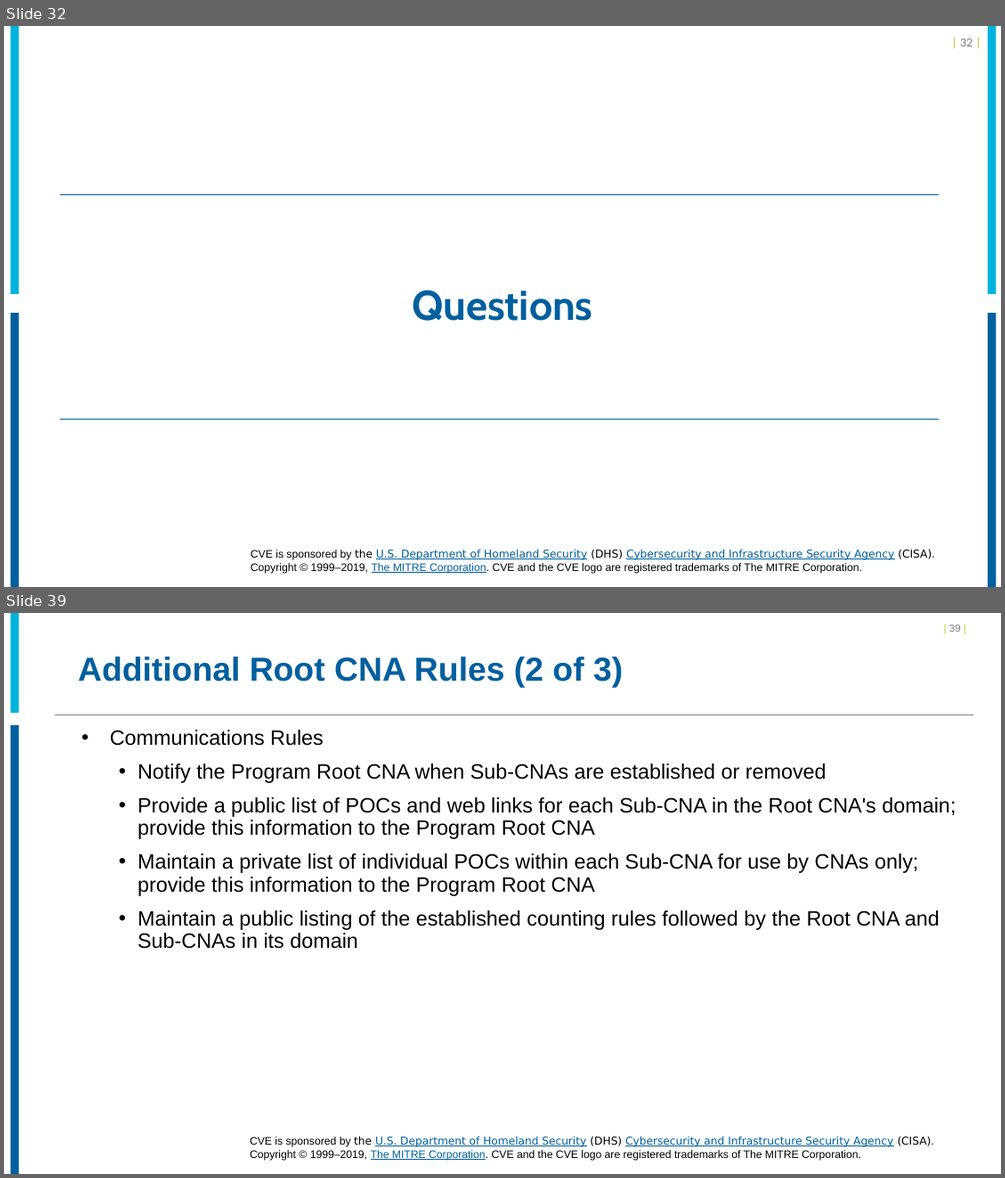
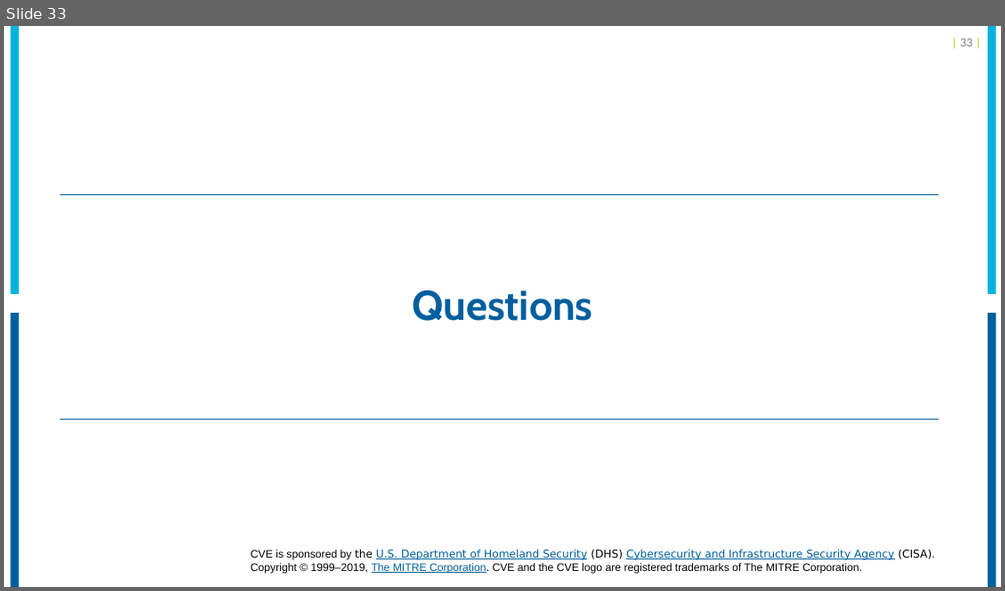
Before and after one commit to CVEProject/cveproject.github.io, a slide deck: docs/cna/Becoming_a_CNA.pptx. Shown one above the other, each under a label of ours: slides 32 and 39 before the commit, slide 33 after it; the slides between them are not shown. The pictures are 1005x1178 and 1005x591 pixels, drawn with LibreOffice and Linux fonts; fonts in the diff are those of the drawing; background and template pictures are left out. Boxes give left, top, right and bottom in pixels: in the first picture for what was removed or moved away, otherwise in the second. Text is boxed around its words. In the diff, an @@ line names an element or a change of style, - is before the commit and + after.

```diff
--- a/docs/cna/Becoming_a_CNA.pptx
+++ b/docs/cna/Becoming_a_CNA.pptx
@@ slide 39 removed at box(4, 613, 1001, 1174), background #FFFFFF @@
@@ rectangle removed at box(11, 613, 19, 713) @@
@@ page number removed at box(949, 625, 961, 632) @@
-| 39 |
@@ title removed at box(78, 657, 623, 688) @@
-Additional Root CNA Rules (2 of 3)
@@ line removed from (54, 714) to (973, 714) @@
@@ rectangle removed at box(11, 725, 19, 1174) @@
@@ text removed at box(110, 730, 955, 949) @@
-  • Communications Rules
-    • Notify the Program Root CNA when Sub-CNAs are established or removed
-    • Provide a public list of POCs and web links for each Sub-CNA in the Root CNA's domain; provide this information to the Program Root CNA
-    • Maintain a private list of individual POCs within each Sub-CNA for use by CNAs only; provide this information to the Program Root CNA
-    • Maintain a public listing of the established counting rules followed by the Root CNA and Sub-CNAs in its domain
@@ text removed at box(250, 1135, 934, 1160) @@
-CVE is sponsored by the U.S. Department of Homeland Security (DHS) Cybersecurity and Infrastructure Security Agency (CISA). Copyright © 1999–2019, The MITRE Corporation. CVE and the CVE logo are registered trademarks of The MITRE Corporation.
@@ what was slide 32 is now slide 33 @@
```
Also in this commit, not shown: 25 slides changed, 1 slide added, 11 other slides removed.
